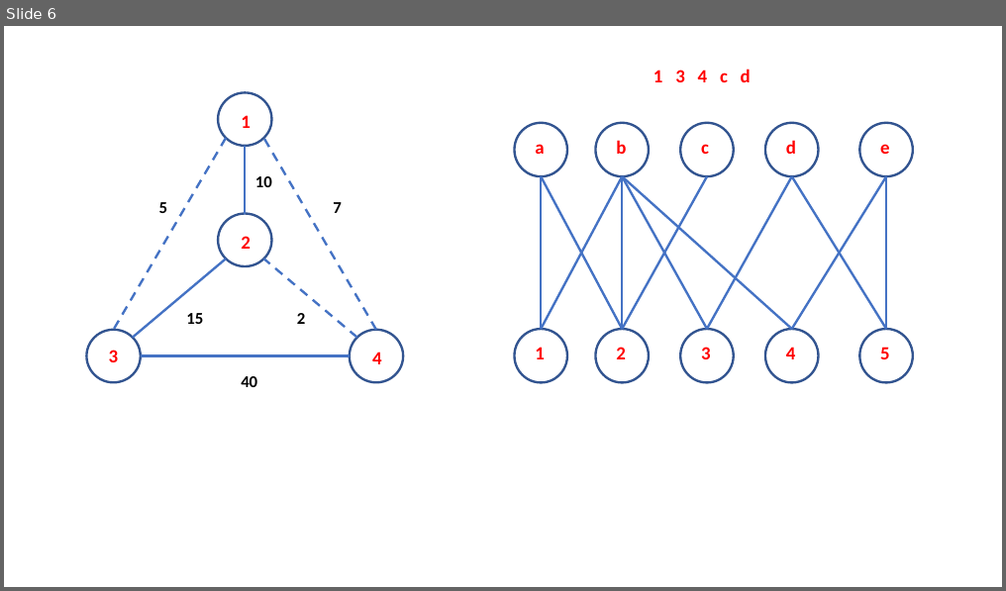
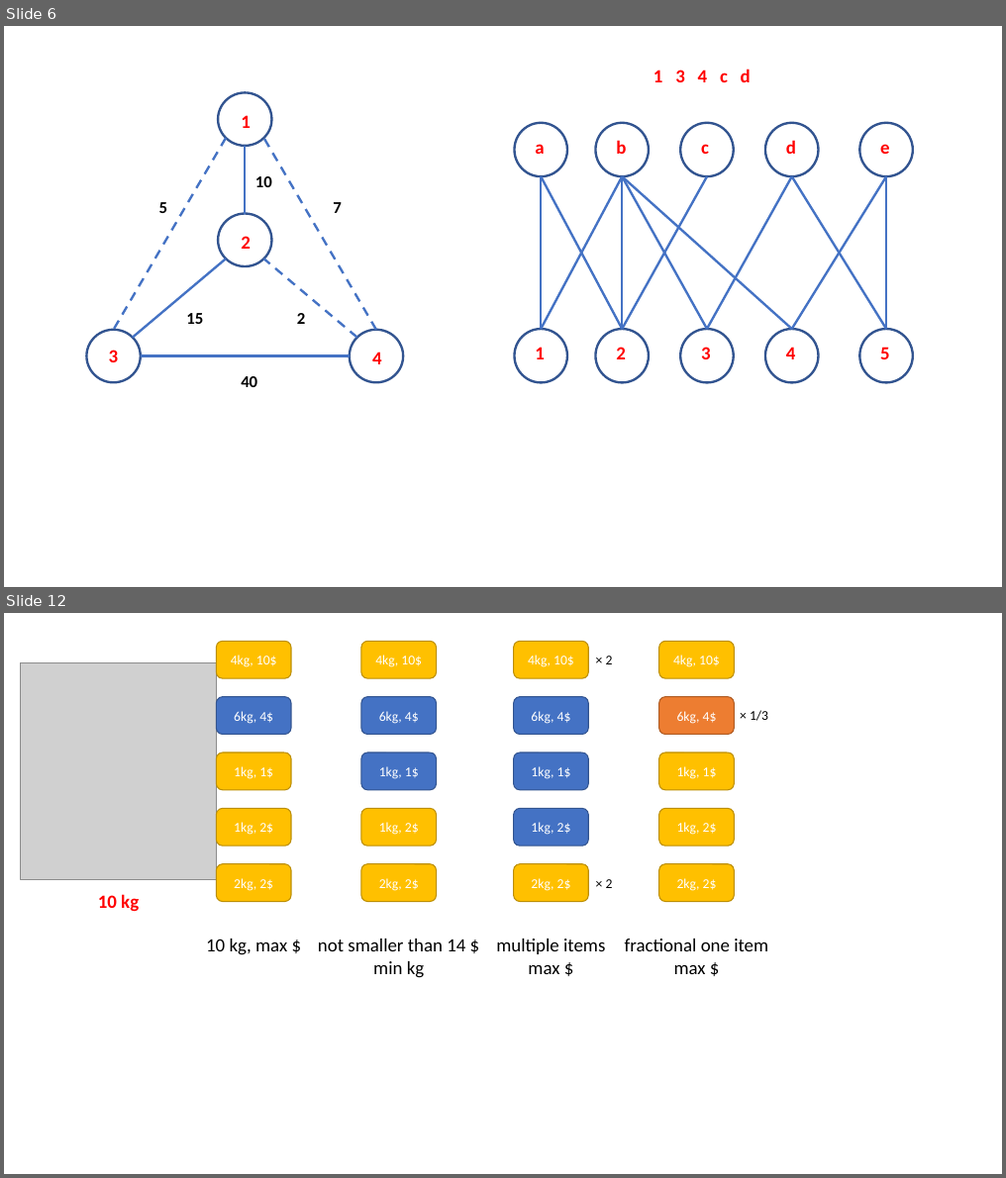
Before and after one commit to admiralrua/Algorithms-illustrated-by-Python, a slide deck: example/Illustration.pptx. Shown one above the other, each under a label of ours: slide 6 before the commit, slides 6 and 12 after it; the slides between them are not shown. The pictures are 1006x591 and 1006x1178 pixels, drawn with LibreOffice and Linux fonts; fonts in the diff are those of the drawing; grey boxes stand for pictures. Boxes give left, top, right and bottom in pixels: in the first picture for what was removed or moved away, otherwise in the second. Text is boxed around its words. In the diff, an @@ line names an element or a change of style, - is before the commit and + after.

```diff
--- a/example/Illustration.pptx
+++ b/example/Illustration.pptx
@@ slide 12 added at [4,613,1002,1174], background #FFFFFF @@
@@ rounded rectangle added at [217,642,291,679], fill #FFC000, outline #BD8E00 1 pt, 13 pt, text #FFFFFF @@
+4kg, 10$
@@ rounded rectangle added at [361,642,436,679], fill #FFC000, outline #BD8E00 1 pt, 13 pt, text #FFFFFF @@
+4kg, 10$
@@ rounded rectangle added at [514,642,589,679], fill #FFC000, outline #BD8E00 1 pt, 13 pt, text #FFFFFF @@
+4kg, 10$
@@ rounded rectangle added at [659,642,734,679], fill #FFC000, outline #BD8E00 1 pt, 13 pt, text #FFFFFF @@
+4kg, 10$
@@ picture added at [21,663,217,879] @@
@@ text added at [606,656,613,664], 13 pt, text #000000 @@
+× 2
@@ rounded rectangle added at [217,697,291,735], fill #4472C4, outline #325491 1 pt, 13 pt, text #FFFFFF @@
+6kg, 4$
@@ rounded rectangle added at [361,697,436,735], fill #4472C4, outline #325491 1 pt, 13 pt, text #FFFFFF @@
+6kg, 4$
@@ rounded rectangle added at [514,697,589,735], fill #4472C4, outline #325491 1 pt, 13 pt, text #FFFFFF @@
+6kg, 4$
@@ rounded rectangle added at [659,697,734,735], fill #ED7D31, outline #AF5C24 1 pt, 13 pt, text #FFFFFF @@
+6kg, 4$
@@ text added at [749,710,768,721], 13 pt, text #000000 @@
+× 1/3
@@ rounded rectangle added at [217,753,291,790], fill #FFC000, outline #BD8E00 1 pt, 13 pt, text #FFFFFF @@
+1kg, 1$
@@ rounded rectangle added at [361,753,436,790], fill #4472C4, outline #325491 1 pt, 13 pt, text #FFFFFF @@
+1kg, 1$
@@ rounded rectangle added at [514,753,589,790], fill #4472C4, outline #325491 1 pt, 13 pt, text #FFFFFF @@
+1kg, 1$
@@ rounded rectangle added at [659,753,734,790], fill #FFC000, outline #BD8E00 1 pt, 13 pt, text #FFFFFF @@
+1kg, 1$
@@ rounded rectangle added at [217,808,291,846], fill #FFC000, outline #BD8E00 1 pt, 13 pt, text #FFFFFF @@
+1kg, 2$
@@ rounded rectangle added at [361,808,436,846], fill #FFC000, outline #BD8E00 1 pt, 13 pt, text #FFFFFF @@
+1kg, 2$
@@ rounded rectangle added at [514,808,589,846], fill #4472C4, outline #325491 1 pt, 13 pt, text #FFFFFF @@
+1kg, 2$
@@ rounded rectangle added at [659,808,734,846], fill #FFC000, outline #BD8E00 1 pt, 13 pt, text #FFFFFF @@
+1kg, 2$
@@ rounded rectangle added at [217,864,291,902], fill #FFC000, outline #BD8E00 1 pt, 13 pt, text #FFFFFF @@
+2kg, 2$
@@ rounded rectangle added at [361,864,436,902], fill #FFC000, outline #BD8E00 1 pt, 13 pt, text #FFFFFF @@
+2kg, 2$
@@ rounded rectangle added at [514,864,589,902], fill #FFC000, outline #BD8E00 1 pt, 13 pt, text #FFFFFF @@
+2kg, 2$
@@ text added at [606,879,613,888], 13 pt, text #000000 @@
+× 2
@@ rounded rectangle added at [659,864,734,902], fill #FFC000, outline #BD8E00 1 pt, 13 pt, text #FFFFFF @@
+2kg, 2$
@@ text added at [98,894,139,912], 18 pt, text #FF0000, bold @@
+10 kg
@@ text added at [206,939,287,956], 18 pt, text #000000 @@
+10 kg, max $
@@ text added at [318,939,465,978], 18 pt, text #000000 @@
+not smaller than 14 $
+min kg
@@ text added at [496,939,605,974], 18 pt, text #000000 @@
+multiple items
+max $
@@ text added at [625,939,768,974], 18 pt, text #000000 @@
+fractional one item
+max $
```
Also in this commit, not shown: 5 other slides added.
